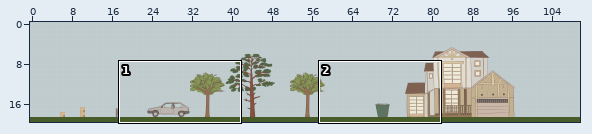
Tiled map: maps/map.tmx. Above, an overview of the earlier version with the close-up marked.
Close-up. Before the commit:
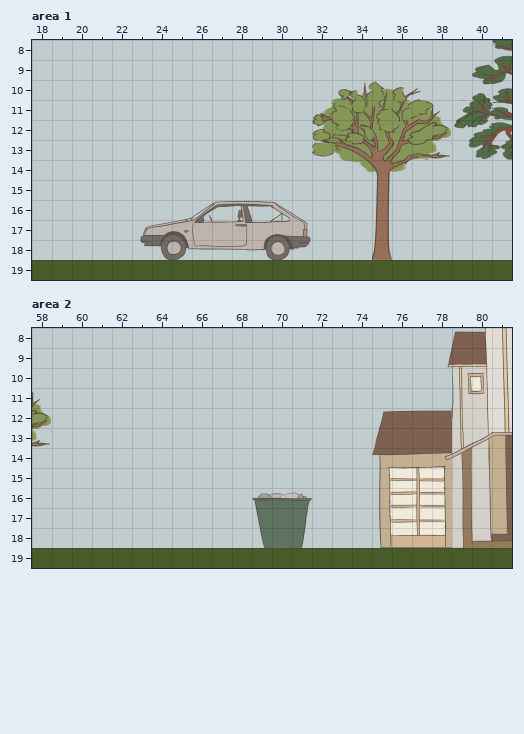
Cells are 100x100 px. Shown: area 1 x 18..41, y 8..19; area 2 x 58..81, y 8..19. The commit also changed other parts of the map, which this record leaves out.
After the commit:
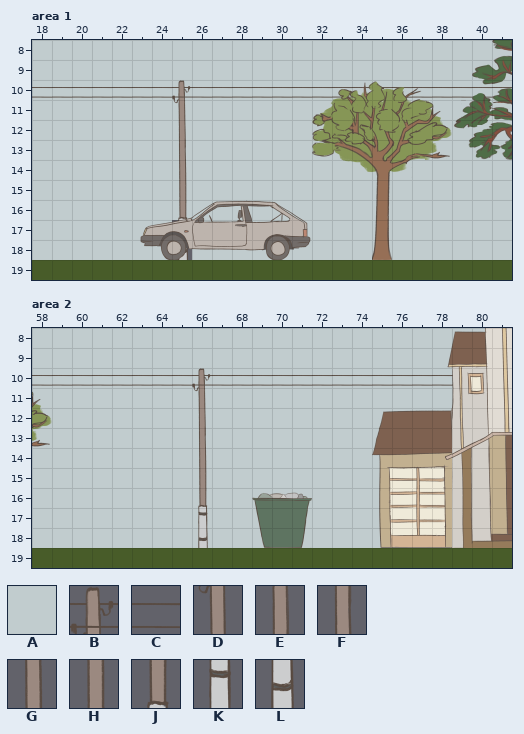
Key: from "tileset": A 0, B 5, C 6, D 35, E 65, F 95, G 125, H 155, J 185, K 215, L 245.
_ is an empty cell.
Tiles of an added or newly shown layer are drawn over the layers below it.
From old to new:
Layer "sky" (added), area 1:
Tile A now appears in row 10 at x 18 to 41; in rows 11 to 16 at x 25.
Tile K now appears in row 17 at x 25.
Tile L now appears in row 18 at x 25.
Layer "background", area 1:
The author changed tile A to tile B in row 10 at x 25.
The author changed tile A to tile C in row 10 at x 18 to 24 and 26 to 41.
The author changed tile A to tile D in row 11 at x 25.
The author changed tile A to tile E in row 12 at x 25.
The author changed tile A to tile F in row 13 at x 25.
The author changed tile A to tile G in row 14 at x 25.
The author changed tile A to tile H in row 15 at x 25.
The author changed tile A to tile J in row 16 at x 25.
The author changed tile A to tile K in row 17 at x 25.
The author changed tile A to tile L in row 18 at x 25.
Layer "sky" (added), area 2:
Tile A now appears in row 10 at x 58 to 78; in rows 11 to 18 at x 66.
Layer "background", area 2:
The author changed tile A to tile B in row 10 at x 66.
The author changed tile A to tile C in row 10 at x 58 to 65 and 67 to 78.
The author changed tile A to tile D in row 11 at x 66.
The author changed tile A to tile E in row 12 at x 66.
The author changed tile A to tile F in row 13 at x 66.
The author changed tile A to tile G in row 14 at x 66.
The author changed tile A to tile H in row 15 at x 66.
The author changed tile A to tile J in row 16 at x 66.
The author changed tile A to tile K in row 17 at x 66.
The author changed tile A to tile L in row 18 at x 66.
Where, in picture pixels (left, top, right, bottom), the same in both close-ups:
changed: (32, 80, 512, 260)
changed: (32, 368, 452, 548)
